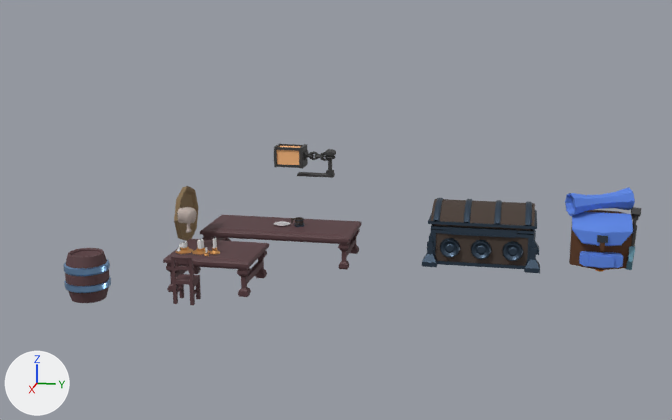
What one commit did to the Blender file Crawler/Assets/Meshes/goldcoin.blend.
The view is the same before and after, from a 50 mm camera at (22.49, -2.03, 6.83) aimed at (1.5, -6.23, 1.58). The axes (+X, +Y, +Z) are drawn at lower left. The lights are the same throughout.

The scene before the commit, as lines of its bpy script (objects in view):
```python
me_circle_010 = bpy.data.meshes.new('Circle.010')
me_circle_010.from_pydata(...)  # 384 vertices, 370 faces; spans x -0.501..0.501, y -0.501..0.501, z 0.0..1.041
me_circle_010.polygons.foreach_set('use_smooth', [True] * 370)
# faces by material slot: [242, 128]
me_circle_010.materials.append(mat_wood)  # brown #5a3d40
me_circle_010.materials.append(mat_barrelmetal)  # blue #8db9e7
me_cube_008 = bpy.data.meshes.new('Cube.008')
me_cube_008.from_pydata(...)  # 724 vertices, 647 faces; spans x -0.99..0.99, y -1.43..1.43, z -0.02..1.47
me_cube_008.polygons.foreach_set('use_smooth', [True] * 647)
# faces by material slot: [46, 601]
me_cube_008.materials.append(mat_chest)  # brown #4c413a
me_cube_008.materials.append(mat_cheststeel)  # dark blue #4a5a6b
me_cube_060 = bpy.data.meshes.new('Cube.060')
me_cube_060.from_pydata(...)  # 596 vertices, 576 faces; spans x -0.26..0.26, y -0.61..0.97, z 0.0..0.75
me_cube_060.polygons.foreach_set('use_smooth', [True] * 576)
# faces by material slot: [570, 6]
me_cube_060.materials.append(mat_metallicspade)  # black #3d3d3d
me_cube_060.materials.append(mat_lanternlight)  # orange #ffbc7f
ob_circle_001 = bpy.data.objects.new('Circle.001', me_circle_010)
ob_circle_001.location = (4.28, -11.27, 0.0)
ob_cube_002 = bpy.data.objects.new('Cube.002', me_cube_008)
ob_cube_002.location = (-0.51, -2.86, 0.02)
ob_cube_003 = bpy.data.objects.new('Cube.003', me_cube_060)
ob_cube_003.location = (-0.16, -7.54, 2.03)
# also in view: 'table' at (0.33, -7.86, 0.42); 'Cube.001' at (-0.43, 0.02, 0.9); 'Circle.004' at (1.48, -10.07, 1.3); 'smalltable' at (2.77, -8.76, 0.42); 'chair' at (4.09, -9.05, 0.55)
```
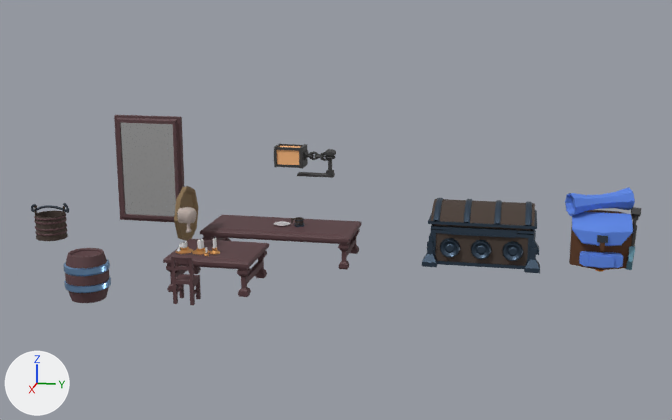
Pixel boxes (x1, y1, x2, y2) of what changed, in the pictures (672 x 420 px):
'Cube.004', added: after (114, 115, 184, 222)
    faces in mat_mirrorsurface (white #e7e7e7): (120, 123, 176, 217)
    faces in mat_wood (brown #5a3d40): (114, 115, 184, 222)
'BezierCurve', added: after (31, 203, 69, 241)
    faces in mat_chest (brown #4c413a): (34, 205, 68, 241)
    faces in mat_wood (brown #5a3d40): (34, 213, 68, 236)
    faces in mat_metalparts (dark blue #414a55): (31, 203, 69, 213)

Edits to the bpy script that builds the scene:
```text
Add mat_mirrorsurface:
    mat_mirrorsurface = principled_material('mirrorsurface')
    mat_mirrorsurface.base_color = (0.8, 0.8, 0.8)  # white #e7e7e7
    mat_mirrorsurface.metallic = 1.0
    mat_mirrorsurface.roughness = 0.169
Add me_beziercurve:
    me_beziercurve.from_pydata(...)  # 864 vertices, 880 faces; spans x -0.42..0.42, y -0.519..0.531, z 0.0..0.973
    me_beziercurve.polygons.foreach_set('use_smooth', [True] * 880)
    # faces by material slot: [142, 370, 368]
    me_beziercurve.materials.append(mat_chest)  # brown #4c413a
    me_beziercurve.materials.append(mat_metalparts)  # dark blue #414a55
    me_beziercurve.materials.append(mat_wood)  # brown #5a3d40
Add me_cube:
    me_cube.from_pydata(...)  # 28 vertices, 26 faces; spans x 0.0..0.22, y -0.9..0.9, z -1.4..1.4
    # faces by material slot: [25, 1]
    me_cube.materials.append(mat_wood)  # brown #5a3d40
    me_cube.materials.append(mat_mirrorsurface)  # white #e7e7e7
Add ob_beziercurve:
    ob_beziercurve = bpy.data.objects.new('BezierCurve', me_beziercurve)
    ob_beziercurve.location = (-0.23, -14.54, 0.0)
    ob_beziercurve.rotation_euler = (0.0, 0.0, 0.233)  # degrees (0, 0, 13)
Add ob_cube_004:
    ob_cube_004 = bpy.data.objects.new('Cube.004', me_cube)
    ob_cube_004.location = (-0.23, -11.54, 2.03)
```
